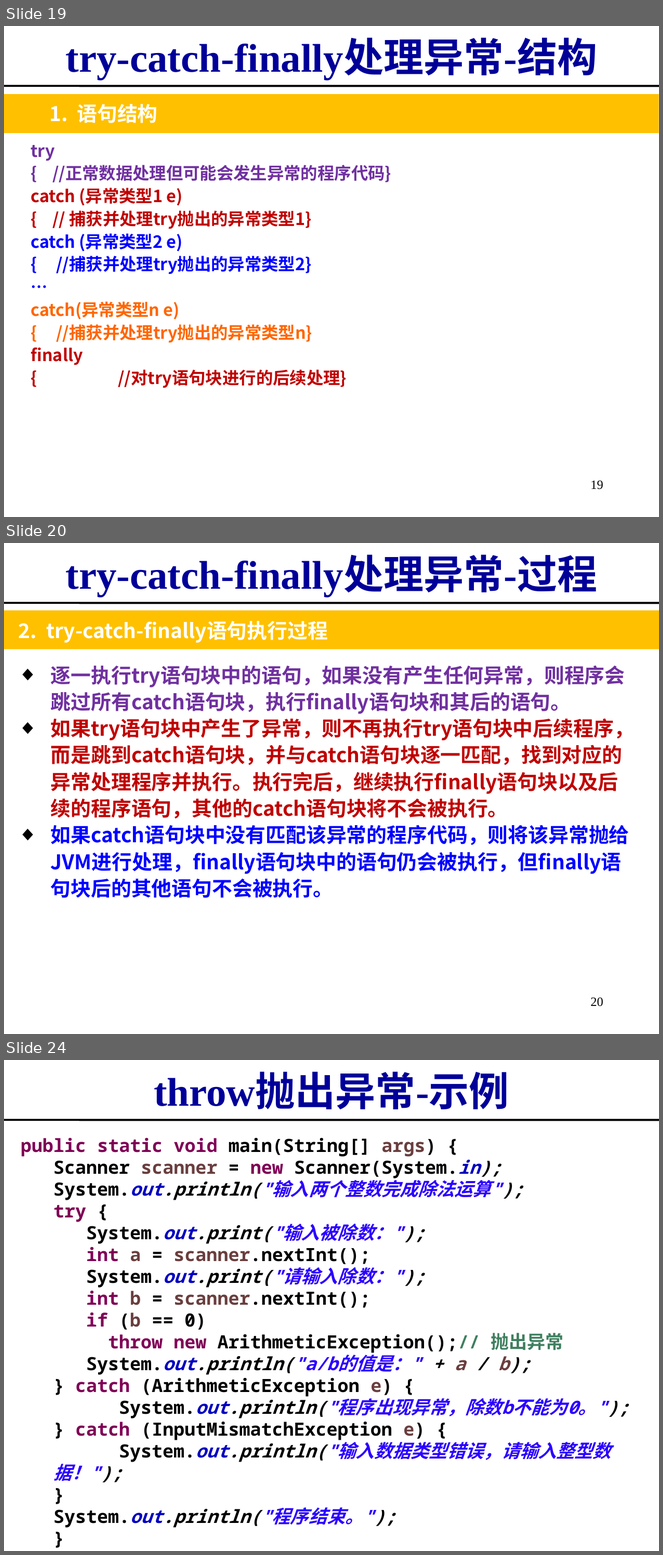
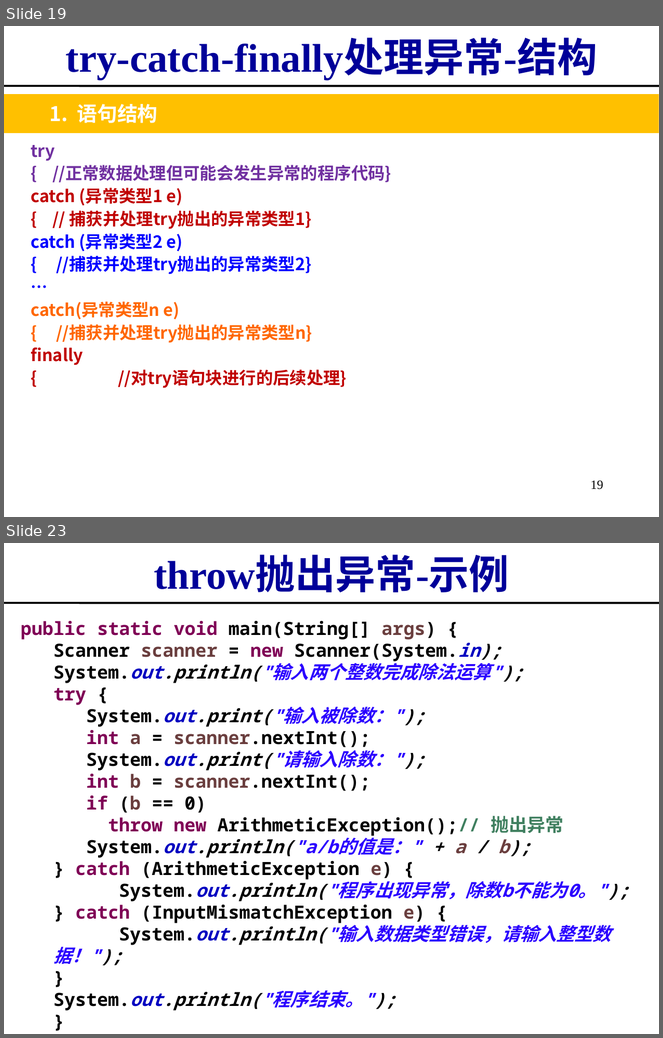
Before and after one commit to imwyw/Java, a slide deck: PPT/javaCh04_异常、枚举、泛型、递归.ppt. Shown one above the other, each under a label of ours: slides 19, 20 and 24 before the commit, slides 19 and 23 after it; the slides between them are not shown. The pictures are 663x1555 and 663x1038 pixels, drawn with LibreOffice and Linux fonts; fonts in the diff are those of the drawing. Boxes give left, top, right and bottom in pixels: in the first picture for what was removed or moved away, otherwise in the second. Text is boxed around its words. In the diff, an @@ line names an element or a change of style, - is before the commit and + after.

```diff
--- a/PPT/javaCh04_异常、枚举、泛型、递归.ppt
+++ b/PPT/javaCh04_异常、枚举、泛型、递归.ppt
@@ slide 20 removed at (4, 543, 659, 1034), background #FFFFFF @@
@@ title removed at (65, 558, 597, 597) @@
-try-catch-finally处理异常-过程
@@ line removed from (4, 603) to (659, 603) @@
@@ rectangle removed at (4, 611, 659, 649) @@
@@ text removed at (19, 621, 328, 643) @@
-2. try-catch-finally语句执行过程
@@ text removed at (51, 666, 634, 898) @@
-◆ 逐一执行try语句块中的语句，如果没有产生任何异常，则程序会跳过所有catch语句块，执行finally语句块和其后的语句。
-◆ 如果try语句块中产生了异常，则不再执行try语句块中后续程序，而是跳到catch语句块，并与catch语句块逐一匹配，找到对应的异常处理程序并执行。执行完后，继续执行finally语句块以及后续的程序语句，其他的catch语句块将不会被执行。
-◆ 如果catch语句块中没有匹配该异常的程序代码，则将该异常抛给JVM进行处理，finally语句块中的语句仍会被执行，但finally语句块后的其他语句不会被执行。
@@ text removed at (36, 724, 144, 750) @@
-1. 抛出异常
@@ page number removed at (591, 997, 604, 1007) @@
-20
@@ what was slide 24 is now slide 23 @@
```
Also in this commit, not shown: 7 slides changed, 4 slides added, 4 other slides removed.
